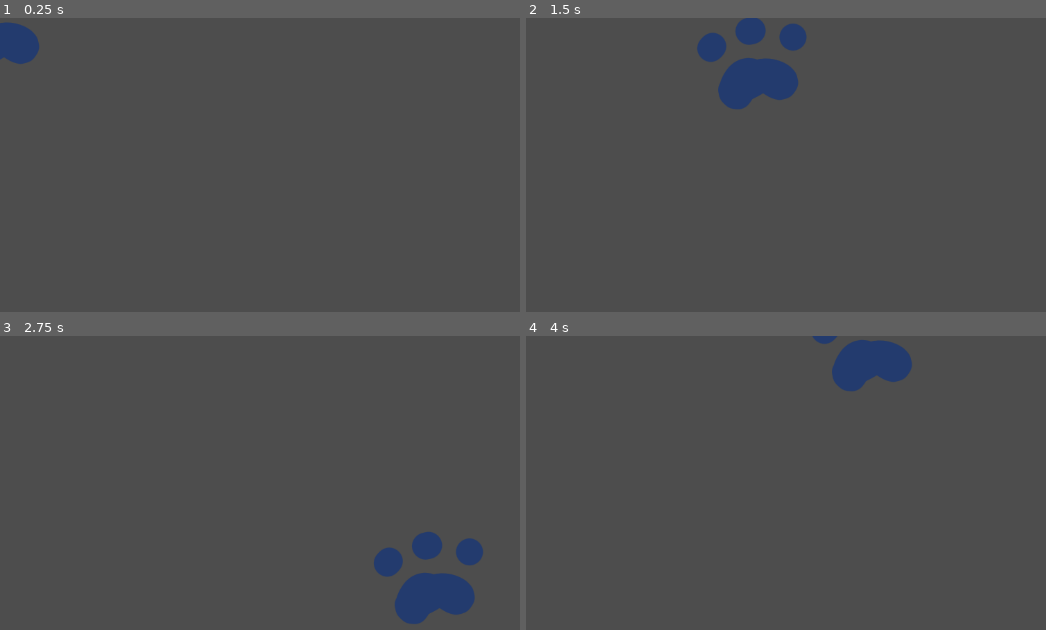
Above: before the commit, frames 1-4 (two rows, left to right).
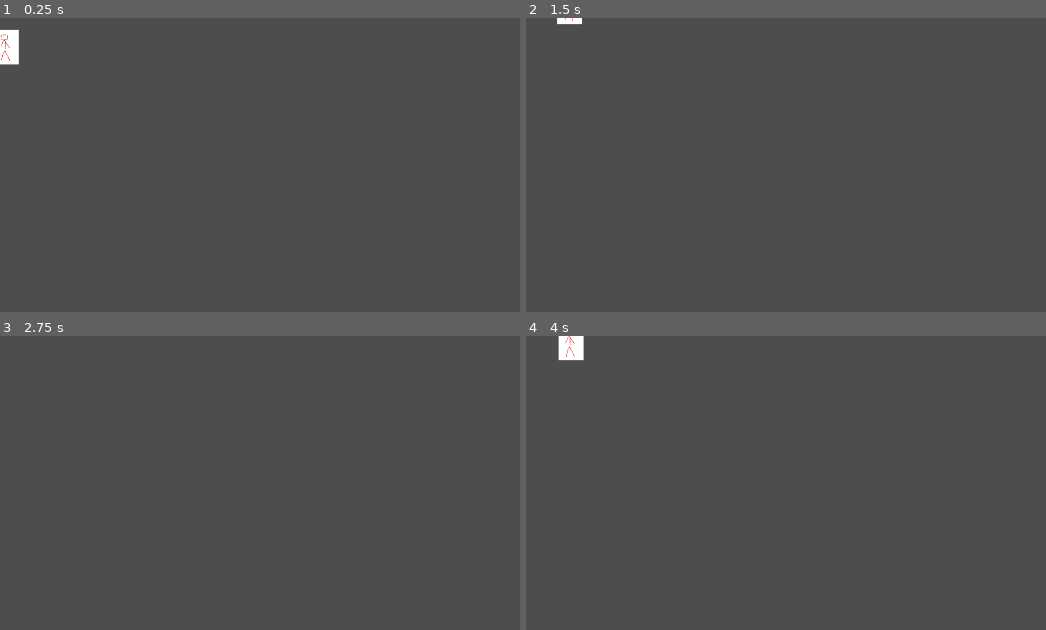
Above: after the commit, the same moments.

Repository: tonyrayf/9-GYMS-OF-INFERNO
Game: Godot game, scene res://scenes/Level1.tscn
Two runs of this game, one before a commit and one after it. Both use one fixed random seed, a clock stepped at 60 frames per second and the inputs below.
Inputs:
- Up to frame 1 (0.25 s): no input
- Up to frame 2 (1.5 s): hold D (move_right) 0.53-1.28 s; hold S (move_down) from 1.28 s (still down)
- Up to frame 3 (2.75 s): release S (move_down) at 2.03 s; hold D (move_right) from 2.03 s (still down)
- Up to frame 4 (4 s): release D (move_right) at 2.78 s; hold W (move_up) 2.78-3.53 s; hold Left (move_left) from 3.53 s (still down)

The runs differ from the first frame. In frame 1, 0.9% of the frame differs, in the area x 0-8%, y 1-16%; in frame 2, 3.2%, in the area x 5-54%, y 0-31%; in frame 3, 3.1%; in frame 4, 2.4%.

Commit message:
firs realisation for enemy

Diff:
--- /dev/null
+++ b/nodes/state_node.tscn
@@ -0,0 +1,6 @@
+[gd_scene format=3 uid="uid://b7xogisgrj488"]
+
+[ext_resource type="Script" uid="uid://bs8uvknfij3q" path="res://scripts/state_machine_sript.gd" id="1_io0bw"]
+
+[node name="StateNode" type="Node" unique_id=1597899314]
+script = ExtResource("1_io0bw")
--- a/scenes/Level1.tscn
+++ b/scenes/Level1.tscn
@@ -1,8 +1,21 @@
 [gd_scene format=3 uid="uid://donakoc8kfgdr"]
 
-[ext_resource type="PackedScene" uid="uid://bdtpol41yul1o" path="res://scenes/player.tscn" id="1_6ovph"]
+[ext_resource type="PackedScene" uid="uid://ur36b844b80s" path="res://scenes/baseEnemy.tscn" id="1_6ovph"]
+
+[sub_resource type="Curve2D" id="Curve2D_6ovph"]
+_data = {
+"points": PackedVector2Array(0, 0, 0, 0, 5, 19, 0, 0, 0, 0, 11, 52, 0, 0, 0, 0, 64, 43, 0, 0, 0, 0, 66, -15, 0, 0, 0, 0, -6, -46, 0, 0, 0, 0, -44, -8)
+}
+point_count = 6
 
 [node name="Level1" type="Node2D" unique_id=106251467]
 
-[node name="Player" parent="." unique_id=1281337577 instance=ExtResource("1_6ovph")]
-position = Vector2(4, 5)
+[node name="BaseEnemy1" parent="." unique_id=731410105 instance=ExtResource("1_6ovph")]
+
+[node name="PatrolNode" parent="BaseEnemy1/StateNode" parent_id_path=PackedInt32Array(731410105, 1597899314) index="0" unique_id=730947162 node_paths=PackedStringArray("path_to_follow")]
+path_to_follow = NodePath("../../../BaseEnemy1Path")
+
+[node name="BaseEnemy1Path" type="Path2D" parent="." unique_id=1636877340]
+curve = SubResource("Curve2D_6ovph")
+
+[editable path="BaseEnemy1"]
--- /dev/null
+++ b/scenes/baseEnemy.tscn
@@ -0,0 +1,22 @@
+[gd_scene format=3 uid="uid://ur36b844b80s"]
+
+[ext_resource type="Texture2D" uid="uid://8ggexwbbmajx" path="res://assets/baseEnemySpr.png" id="1_w2h72"]
+[ext_resource type="PackedScene" uid="uid://b7xogisgrj488" path="res://nodes/state_node.tscn" id="2_2de1o"]
+[ext_resource type="Script" uid="uid://cask5easadk8u" path="res://scripts/patrol_script.gd" id="3_yhxwc"]
+
+[sub_resource type="RectangleShape2D" id="RectangleShape2D_cslg1"]
+size = Vector2(36, 50)
+
+[node name="BaseEnemy" type="CharacterBody2D" unique_id=731410105]
+
+[node name="CollisionShape2D" type="CollisionShape2D" parent="." unique_id=1704391267]
+shape = SubResource("RectangleShape2D_cslg1")
+
+[node name="Sprite2D" type="Sprite2D" parent="." unique_id=1042149020]
+scale = Vector2(0.2, 0.2)
+texture = ExtResource("1_w2h72")
+
+[node name="StateNode" parent="." unique_id=1597899314 instance=ExtResource("2_2de1o")]
+
+[node name="PatrolNode" type="Node" parent="StateNode" unique_id=730947162]
+script = ExtResource("3_yhxwc")
--- /dev/null
+++ b/scripts/patrol_script.gd
@@ -0,0 +1,36 @@
+extends Node
+
+@export var path_to_follow: Path2D # Выбираем путь прямо в редакторе
+var enemy
+var curve
+var target_pos
+
+var progress = 0.0
+var speed = 100.0
+
+# Called when the node enters the scene tree for the first time.
+
+func enter() -> void:
+	set_physics_process(true)
+
+func exit() -> void:
+	set_physics_process(false)
+
+func _ready() -> void:
+	if not path_to_follow:
+		printerr("Не назначен путь")
+		return
+	enemy = get_parent().get_parent()
+	curve = path_to_follow.curve
+	set_physics_process(false)
+
+# Called every frame. 'delta' is the elapsed time since the previous frame.
+func _physics_process(delta: float) -> void:
+	progress += speed * delta
+
+	if progress > curve.get_baked_length():
+		progress = 0.0
+
+	#target_pos = path_to_follow.global_position + curve.sample_baked(progress)
+	target_pos = path_to_follow.to_global(curve.sample_baked(progress))
+	enemy.global_position = target_pos
--- /dev/null
+++ b/scripts/state_machine_sript.gd
@@ -0,0 +1,14 @@
+extends Node
+
+var states = {0:"PatrolNode"}
+var current_state
+
+
+# Called when the node enters the scene tree for the first time.
+func _ready() -> void:
+	current_state = 0
+
+
+# Called every frame. 'delta' is the elapsed time since the previous frame.
+func _process(delta: float) -> void:
+	get_node(states[current_state]).enter()
Binary file added: assets/baseEnemySpr.png
Not shown, added: assets/baseEnemySpr.png.import
Not shown, added: scripts/patrol_script.gd.uid
Not shown, added: scripts/state_machine_sript.gd.uid
